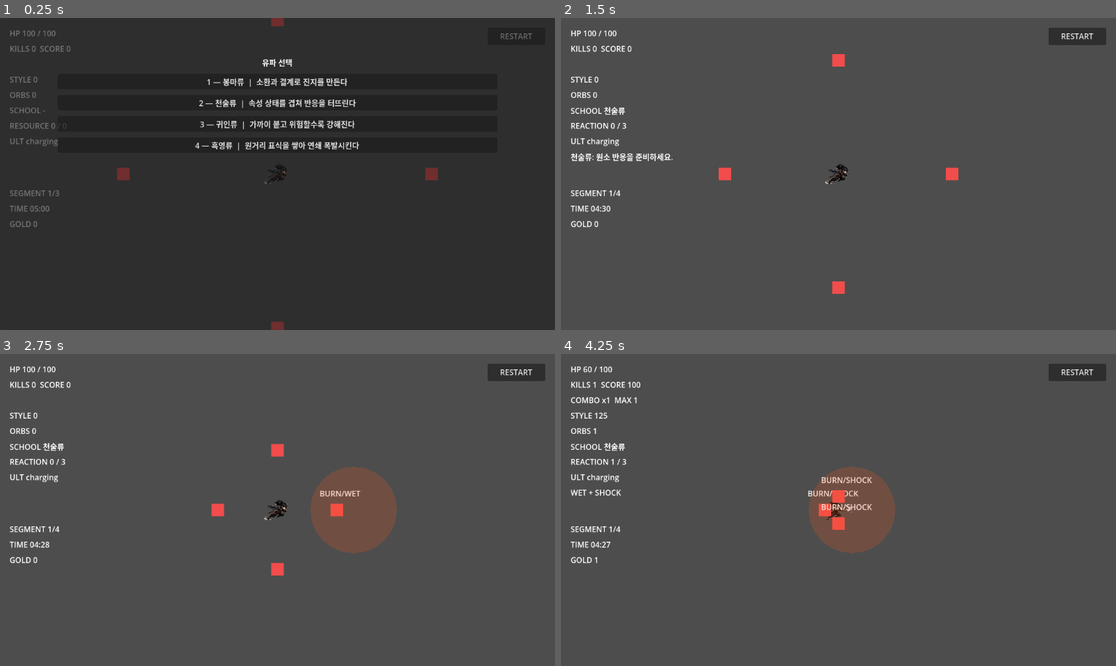
Above: before the commit, frames 1-4 (two rows, left to right).
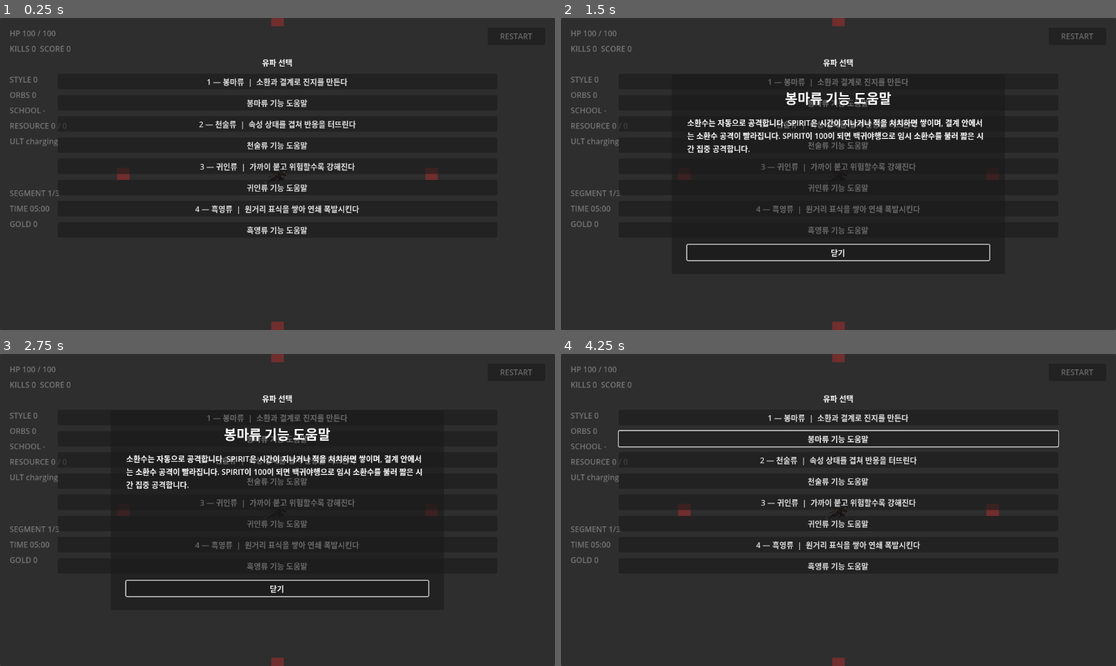
Above: after the commit, the same moments.

Repository: alsdmlals4-eng/ninja-survival-godot
Game: Godot game, scene res://scenes/main/main_scene.tscn
Two runs of this game, one before a commit and one after it. Both use one fixed random seed, a clock stepped at 60 frames per second and the inputs below.
Inputs (mouse positions are in pixels of both pictures, inside the frame that each line leads up to):
- Up to frame 1 (0.25 s): no input
- Up to frame 2 (1.5 s): click (838, 102) at 0.5 s, where only the run after the commit has a clickable "봉마류 기능 도움말"; click (838, 145) at 1.25 s, where only the run after the commit has a clickable "천술류 기능 도움말"
- Up to frame 3 (2.75 s): click (277, 522) at 2 s, where only the run after the commit has a clickable "귀인류 기능 도움말"
- Up to frame 4 (4.25 s): click (838, 566) at 2.75 s, where only the run after the commit has a clickable "흑영류 기능 도움말"; click (838, 588) at 3.5 s, where only the run after the commit has a clickable "닫기"

The runs differ from the first frame. In frame 1, 2.3% of the frame differs, in the area x 10-79%, y 26-70%; in frame 2, 97%; in frame 3, 98%; in frame 4, 99%, in the area x 0-100%, y 0-100%.

Commit message:
feat: add school function help dialogs

Diff:
--- a/scenes/ui/school_selection_ui.tscn
+++ b/scenes/ui/school_selection_ui.tscn
@@ -32,14 +32,66 @@
 layout_mode = 2
 text = "1 — 봉마류  |  소환과 결계로 진지를 만든다"
 
+[node name="BongmaHelpButton" type="Button" parent="Panel/Margin/Choices"]
+layout_mode = 2
+text = "봉마류 기능 도움말"
+
 [node name="CheonsulButton" type="Button" parent="Panel/Margin/Choices"]
 layout_mode = 2
 text = "2 — 천술류  |  속성 상태를 겹쳐 반응을 터뜨린다"
+
+[node name="CheonsulHelpButton" type="Button" parent="Panel/Margin/Choices"]
+layout_mode = 2
+text = "천술류 기능 도움말"
 
 [node name="GuiinButton" type="Button" parent="Panel/Margin/Choices"]
 layout_mode = 2
 text = "3 — 귀인류  |  가까이 붙고 위험할수록 강해진다"
 
+[node name="GuiinHelpButton" type="Button" parent="Panel/Margin/Choices"]
+layout_mode = 2
+text = "귀인류 기능 도움말"
+
 [node name="HeukyeongButton" type="Button" parent="Panel/Margin/Choices"]
 layout_mode = 2
 text = "4 — 흑영류  |  원거리 표식을 쌓아 연쇄 폭발시킨다"
+
+[node name="HeukyeongHelpButton" type="Button" parent="Panel/Margin/Choices"]
+layout_mode = 2
+text = "흑영류 기능 도움말"
+
+[node name="HelpDialog" type="PanelContainer" parent="."]
+anchors_preset = 15
+anchor_left = 0.2
+anchor_top = 0.18
+anchor_right = 0.8
+anchor_bottom = 0.82
+grow_horizontal = 2
+grow_vertical = 2
+mouse_filter = 0
+visible = false
+
+[node name="Margin" type="MarginContainer" parent="HelpDialog"]
+layout_mode = 2
+theme_override_constants/margin_left = 32
+theme_override_constants/margin_top = 28
+theme_override_constants/margin_right = 32
+theme_override_constants/margin_bottom = 28
+
+[node name="Content" type="VBoxContainer" parent="HelpDialog/Margin"]
+layout_mode = 2
+theme_override_constants/separation = 18
+
+[node name="TitleLabel" type="Label" parent="HelpDialog/Margin/Content"]
+layout_mode = 2
+theme_override_font_sizes/font_size = 28
+horizontal_alignment = 1
+
+[node name="BodyLabel" type="Label" parent="HelpDialog/Margin/Content"]
+layout_mode = 2
+size_flags_vertical = 3
+autowrap_mode = 2
+
+[node name="CloseButton" type="Button" parent="HelpDialog/Margin/Content"]
+layout_mode = 2
+text = "닫기"
--- a/scripts/ui/school_selection_ui.gd
+++ b/scripts/ui/school_selection_ui.gd
@@ -10,7 +10,33 @@
 	&"heukyeong": true,
 }
 
+const SCHOOL_HELP := {
+	&"bongma": {
+		"title": "봉마류 기능 도움말",
+		"body": "소환수는 자동으로 공격합니다. SPIRIT은 시간이 지나거나 적을 처치하면 쌓이며, 결계 안에서는 소환수 공격이 빨라집니다. SPIRIT이 100이 되면 백귀야행으로 임시 소환수를 불러 짧은 시간 집중 공격합니다.",
+	},
+	&"cheonsul": {
+		"title": "천술류 기능 도움말",
+		"body": "가까운 적에게 불 장판을 펼쳐 BURN을 남깁니다. 이어서 WET과 SHOCK 상태를 번갈아 걸며, WET 뒤에 SHOCK이 닿으면 주변까지 번지는 반응 피해가 발생합니다. 반응을 3번 만들면 오행폭주가 준비됩니다.",
+	},
+	&"guiin": {
+		"title": "귀인류 기능 도움말",
+		"body": "가까운 적에게 자동 근접 공격을 가합니다. 적중과 처치로 GWIHYEOL이 쌓이고, 높은 수치에서는 공격이 강해집니다. 체력이 낮을 때는 근접 공격 범위가 넓어지며, GWIHYEOL 100에서는 귀인화로 짧은 난전을 버팁니다.",
+	},
+	&"heukyeong": {
+		"title": "흑영류 기능 도움말",
+		"body": "가까운 적 여러 명을 자동으로 노립니다. 치명타는 표식을 더 빠르게 쌓고, 표식 3개가 쌓인 적은 MARK BURST로 폭발합니다. 전장에 쌓인 표식이 많아지면 암영처형이 준비됩니다.",
+	},
+}
+
 var _selected: bool = false
+var _help_open: bool = false
+var _help_opener: Button
+
+@onready var _help_dialog := $HelpDialog as Control
+@onready var _help_title := $HelpDialog/Margin/Content/TitleLabel as Label
+@onready var _help_body := $HelpDialog/Margin/Content/BodyLabel as Label
+@onready var _help_close_button := $HelpDialog/Margin/Content/CloseButton as Button
 
 
 func _ready() -> void:
@@ -18,10 +44,19 @@
 	_connect_button("Panel/Margin/Choices/CheonsulButton", &"cheonsul")
 	_connect_button("Panel/Margin/Choices/GuiinButton", &"guiin")
 	_connect_button("Panel/Margin/Choices/HeukyeongButton", &"heukyeong")
+	_connect_help_button("Panel/Margin/Choices/BongmaHelpButton", &"bongma")
+	_connect_help_button("Panel/Margin/Choices/CheonsulHelpButton", &"cheonsul")
+	_connect_help_button("Panel/Margin/Choices/GuiinHelpButton", &"guiin")
+	_connect_help_button("Panel/Margin/Choices/HeukyeongHelpButton", &"heukyeong")
+	_help_close_button.pressed.connect(_close_school_help)
 
 
 func _unhandled_input(event: InputEvent) -> void:
 	if _selected or not visible:
+		return
+	if _help_open:
+		if event.is_action_pressed(&"ui_cancel"):
+			_close_school_help()
 		return
 	if not event is InputEventKey:
 		return
@@ -47,8 +82,34 @@
 	button.pressed.connect(func() -> void: _choose(school_id))
 
 
+func _connect_help_button(path: NodePath, school_id: StringName) -> void:
+	var button := get_node_or_null(path) as Button
+	if button == null:
+		return
+	button.pressed.connect(func() -> void: _open_school_help(school_id, button))
+
+
+func _open_school_help(school_id: StringName, opener: Button) -> void:
+	if _selected or not SCHOOL_HELP.has(school_id):
+		return
+	var help := SCHOOL_HELP[school_id] as Dictionary
+	_help_title.text = help["title"]
+	_help_body.text = help["body"]
+	_help_opener = opener
+	_help_open = true
+	_help_dialog.show()
+	_help_close_button.grab_focus()
+
+
+func _close_school_help() -> void:
+	_help_open = false
+	_help_dialog.hide()
+	if is_instance_valid(_help_opener):
+		_help_opener.grab_focus()
+
+
 func _choose(school_id: StringName) -> void:
-	if _selected or not VALID_SCHOOL_IDS.has(school_id):
+	if _selected or _help_open or not VALID_SCHOOL_IDS.has(school_id):
 		return
 	_selected = true
 	visible = false
--- a/tests/unit/test_school_selection_ui.gd
+++ b/tests/unit/test_school_selection_ui.gd
@@ -15,6 +15,86 @@
 	assert_not_null(selector.get_node_or_null("Panel/Margin/Choices/CheonsulButton"))
 	assert_not_null(selector.get_node_or_null("Panel/Margin/Choices/GuiinButton"))
 	assert_not_null(selector.get_node_or_null("Panel/Margin/Choices/HeukyeongButton"))
+
+
+func test_cheonsul_help_opens_without_selecting_a_school() -> void:
+	assert_true(ResourceLoader.exists(SELECTOR_SCENE_PATH), "School selector scene must exist")
+	if not ResourceLoader.exists(SELECTOR_SCENE_PATH):
+		return
+
+	var selector = load(SELECTOR_SCENE_PATH).instantiate()
+	add_child_autofree(selector)
+	var ids: Array[StringName] = []
+	selector.school_selected.connect(func(id: StringName): ids.append(id))
+	var help_button := selector.get_node_or_null("Panel/Margin/Choices/CheonsulHelpButton") as Button
+	assert_not_null(help_button, "Cheonsul must expose a separate help button")
+	if help_button == null:
+		return
+
+	help_button.pressed.emit()
+
+	var help_dialog := selector.get_node_or_null("HelpDialog") as Control
+	assert_not_null(help_dialog, "Selector must own one reusable help dialog")
+	if help_dialog == null:
+		return
+	assert_true(help_dialog.visible)
+	assert_eq(selector.get_node("HelpDialog/Margin/Content/TitleLabel").text, "천술류 기능 도움말")
+	assert_string_contains(selector.get_node("HelpDialog/Margin/Content/BodyLabel").text, "WET")
+	assert_string_contains(selector.get_node("HelpDialog/Margin/Content/BodyLabel").text, "오행폭주")
+	assert_eq(ids, [], "Reading help must not commit school selection")
+	assert_true(selector.visible)
+
+
+func test_help_modal_blocks_number_selection_until_cancelled() -> void:
+	assert_true(ResourceLoader.exists(SELECTOR_SCENE_PATH), "School selector scene must exist")
+	if not ResourceLoader.exists(SELECTOR_SCENE_PATH):
+		return
+
+	var selector = load(SELECTOR_SCENE_PATH).instantiate()
+	add_child_autofree(selector)
+	var ids: Array[StringName] = []
+	selector.school_selected.connect(func(id: StringName): ids.append(id))
+	var help_button := selector.get_node_or_null("Panel/Margin/Choices/HeukyeongHelpButton") as Button
+	assert_not_null(help_button, "Heukyeong must expose a separate help button")
+	if help_button == null:
+		return
+	help_button.pressed.emit()
+
+	var select_event := InputEventKey.new()
+	select_event.pressed = true
+	select_event.keycode = KEY_4
+	selector._unhandled_input(select_event)
+	assert_eq(ids, [], "Number shortcuts must not select behind the help modal")
+	assert_true(selector.get_node("HelpDialog").visible)
+	var selection_button := selector.get_node("Panel/Margin/Choices/HeukyeongButton") as Button
+	selection_button.pressed.emit()
+	assert_eq(ids, [], "Selection buttons must not select behind the help modal")
+
+	var cancel_event := InputEventAction.new()
+	cancel_event.action = &"ui_cancel"
+	cancel_event.pressed = true
+	selector._unhandled_input(cancel_event)
+	assert_false(selector.get_node("HelpDialog").visible)
+
+	selector._unhandled_input(select_event)
+	assert_eq(ids, [&"heukyeong"])
+
+
+func test_help_close_button_returns_to_school_selection_without_selecting() -> void:
+	var selector = load(SELECTOR_SCENE_PATH).instantiate()
+	add_child_autofree(selector)
+	var ids: Array[StringName] = []
+	selector.school_selected.connect(func(id: StringName): ids.append(id))
+
+	var help_button := selector.get_node("Panel/Margin/Choices/BongmaHelpButton") as Button
+	help_button.pressed.emit()
+	var close_button := selector.get_node("HelpDialog/Margin/Content/CloseButton") as Button
+	close_button.pressed.emit()
+
+	assert_false((selector.get_node("HelpDialog") as Control).visible)
+	assert_true(selector.visible)
+	assert_eq(ids, [], "Closing help must not select its school")
+	assert_true(help_button.has_focus(), "Closing help must return keyboard/gamepad focus to its opener")
 
 
 func test_key_three_selects_guiin_once() -> void:
Not shown, changed: docs/qa/2026-08-27-t15-cheonsul-human-qa-protocol.md
Not shown, changed: docs/qa/records/2026-08-27-t15-cheonsul-human-qa-results.md
Not shown, changed: docs/superpowers/plans/2026-08-27-t15-cheonsul-human-qa.md
